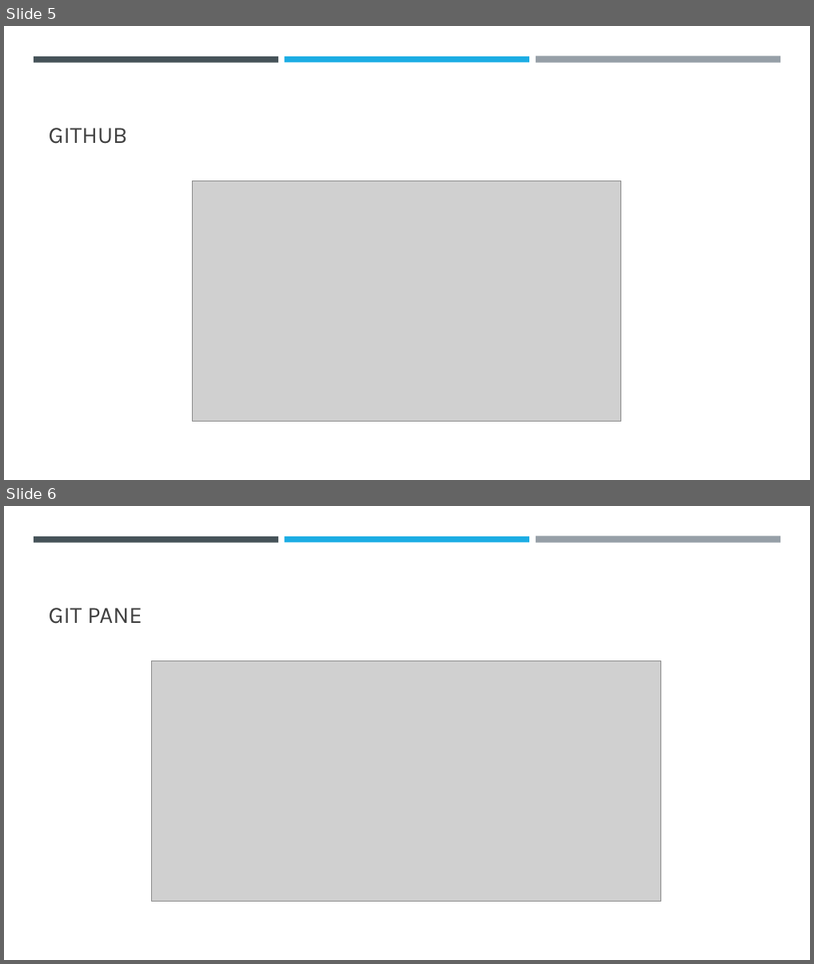
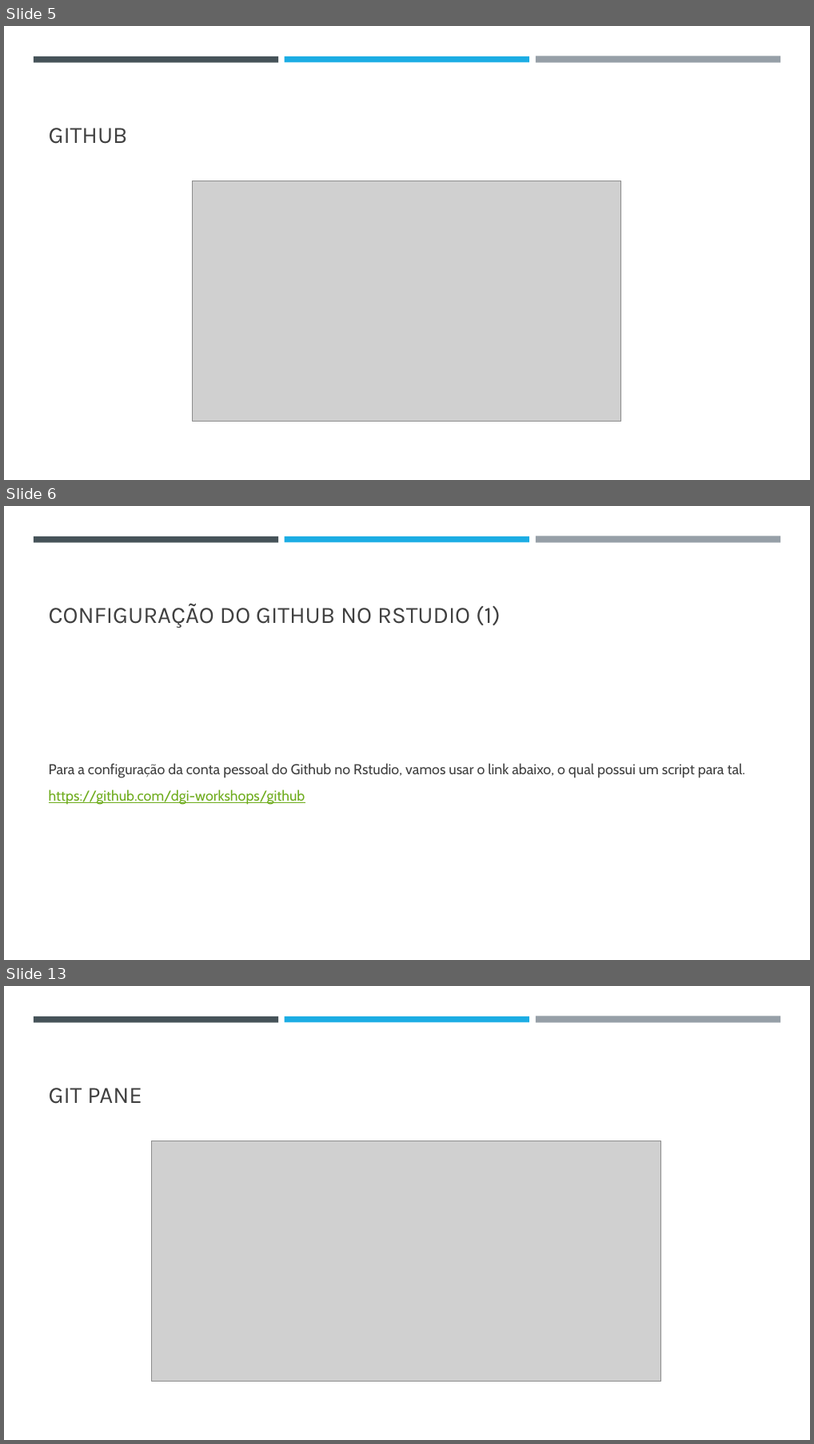
Before and after one commit to dgi-workshops/slides_programacao, a slide deck: slides_final/slide3.pptx. Shown one above the other, each under a label of ours: slides 5 and 6 before the commit, slides 5, 6 and 13 after it; the slides between them are not shown. The pictures are 814x964 and 814x1444 pixels, drawn with LibreOffice and Linux fonts; fonts in the diff are those of the drawing; grey boxes stand for pictures. Boxes give left, top, right and bottom in pixels: in the first picture for what was removed or moved away, otherwise in the second. Text is boxed around its words. In the diff, an @@ line names an element or a change of style, - is before the commit and + after.

```diff
--- a/slides_final/slide3.pptx
+++ b/slides_final/slide3.pptx
@@ slide 6 added at bbox=[4, 506, 810, 960], background #FFFFFF; not listed: 3 template elements that a slide beside it also shows @@
@@ title added at bbox=[49, 603, 501, 628], 28 pt, text #404040 @@
+CONFIGURAÇÃO DO GITHUB NO RSTUDIO (1)
@@ text added at bbox=[49, 763, 746, 804], 17 pt, text #404040 @@
+Para a configuração da conta pessoal do Github no Rstudio, vamos usar o link abaixo, o qual possui um script para tal.
+https://github.com/dgi-workshops/github
@@ what was slide 6 is now slide 13 @@
```
Also in this commit, not shown: 1 slide changed, 6 other slides added, 3 other files.
